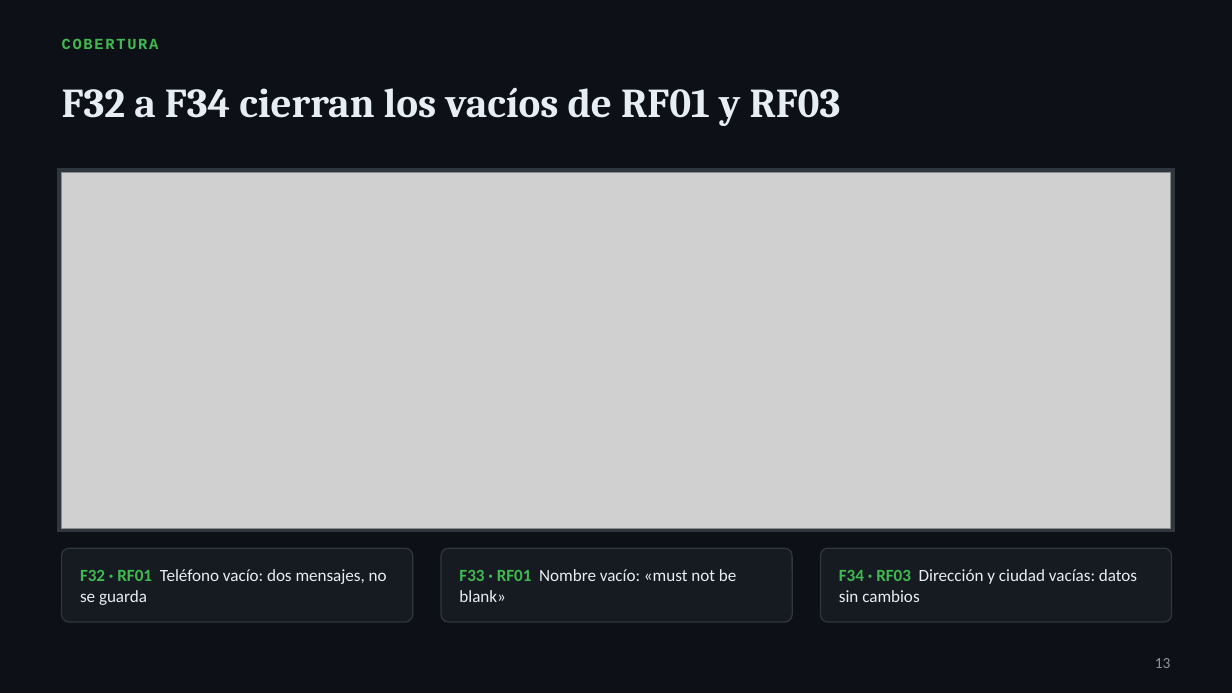
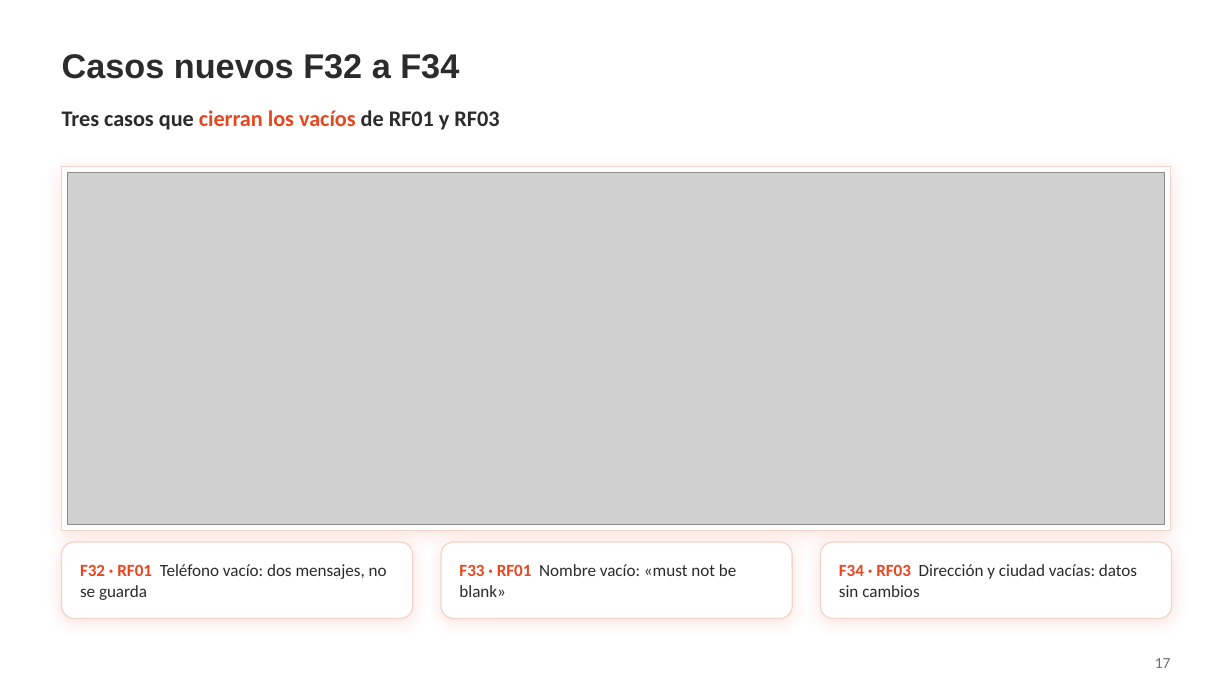
Before and after one commit to Mooneer17/spring-petclinic-apf2, a slide deck: slide 17 of presentacion/APF3_Presentacion.pptx (slide 13 before the commit). Drawn at 1232x693 pixels with LibreOffice and Linux fonts; fonts in the diff are those of the drawing; grey boxes stand for pictures; background and template pictures are left out. Boxes give left, top, right and bottom in pixels: in the first picture for what was removed or moved away, otherwise in the second. Text is boxed around its words. In the diff, an @@ line names an element or a change of style, - is before the commit and + after.

```diff
--- a/presentacion/APF3_Presentacion.pptx
+++ b/presentacion/APF3_Presentacion.pptx
@@ background #0D1117 to picture (left out) @@
@@ text removed at (x1=62, y1=38, x2=159, y2=49) @@
-COBERTURA
@@ title added at (x1=62, y1=54, x2=459, y2=79), 20 pt, text #2B2B2B, bold @@
+Casos nuevos F32 a F34
@@ text at (x1=62, y1=110, x2=499, y2=130): text changed; size 24 to 13 pt; font Cambria to Calibri; text colour #E6EDF3 to #2B2B2B @@
-F32 a F34 cierran los vacíos de RF01 y RF03
+Tres casos que cierran los vacíos de RF01 y RF03
@@ rectangle resized from (x1=58, y1=169, x2=1174, y2=532) to (x1=62, y1=166, x2=1170, y2=531) @@
@@ rectangle at (x1=62, y1=166, x2=1170, y2=531): fill #30363D to #FFFFFF; outline #30363D 0.5 pt to #F2D5CA 0.5 pt; shadow on @@
@@ picture resized from (x1=62, y1=172, x2=1170, y2=529) to (x1=68, y1=172, x2=1164, y2=525) @@
@@ text "F32 · RF01 Teléfono vacío: ..." at (x1=80, y1=564, x2=387, y2=600): text colour #3FB950 to #E8461E in "F32 · RF01"; text colour #E6EDF3 to #2B2B2B in "Teléfono vacío: dos mensajes, no se guarda" @@
@@ text "F33 · RF01 Nombre vacío: ..." at (x1=459, y1=564, x2=736, y2=597): text colour #3FB950 to #E8461E in "F33 · RF01"; text colour #E6EDF3 to #2B2B2B in "Nombre vacío: «must not be blank»" @@
@@ 3 rounded rectangles moved together from (x1=62, y1=548, x2=1172, y2=622) to (x1=62, y1=542, x2=1172, y2=618) @@
@@ fill #161B22 to #FFFFFF; outline #30363D 0.75 pt to #F2D5CA 0.75 pt; shadow on; proportions changed in 3 elements at (x1=62, y1=542, x2=413, y2=618), (x1=441, y1=542, x2=792, y2=618), (x1=821, y1=542, x2=1172, y2=618) @@
@@ text "F34 · RF03 Dirección y ..." at (x1=839, y1=564, x2=1137, y2=597): text colour #3FB950 to #E8461E in "F34 · RF03"; text colour #E6EDF3 to #2B2B2B in "Dirección y ciudad vacías: datos sin cambios" @@
@@ page number at (x1=1155, y1=658, x2=1171, y2=668): text changed; text colour #8B949E to #6E6E6E @@
-13
+17
```
Also in this commit, not shown: 17 other slides changed, 5 slides added, 1 other file.
